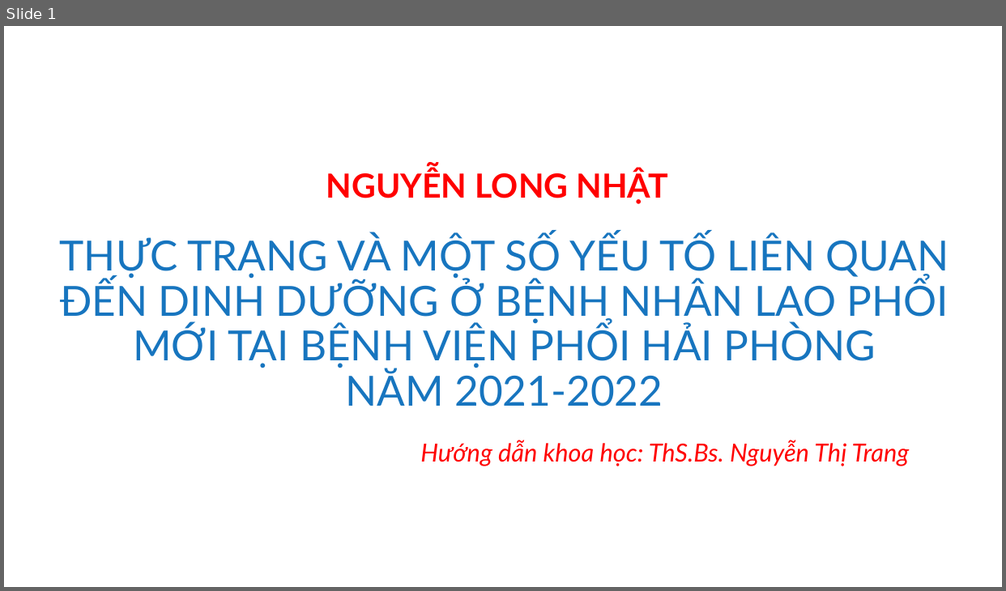
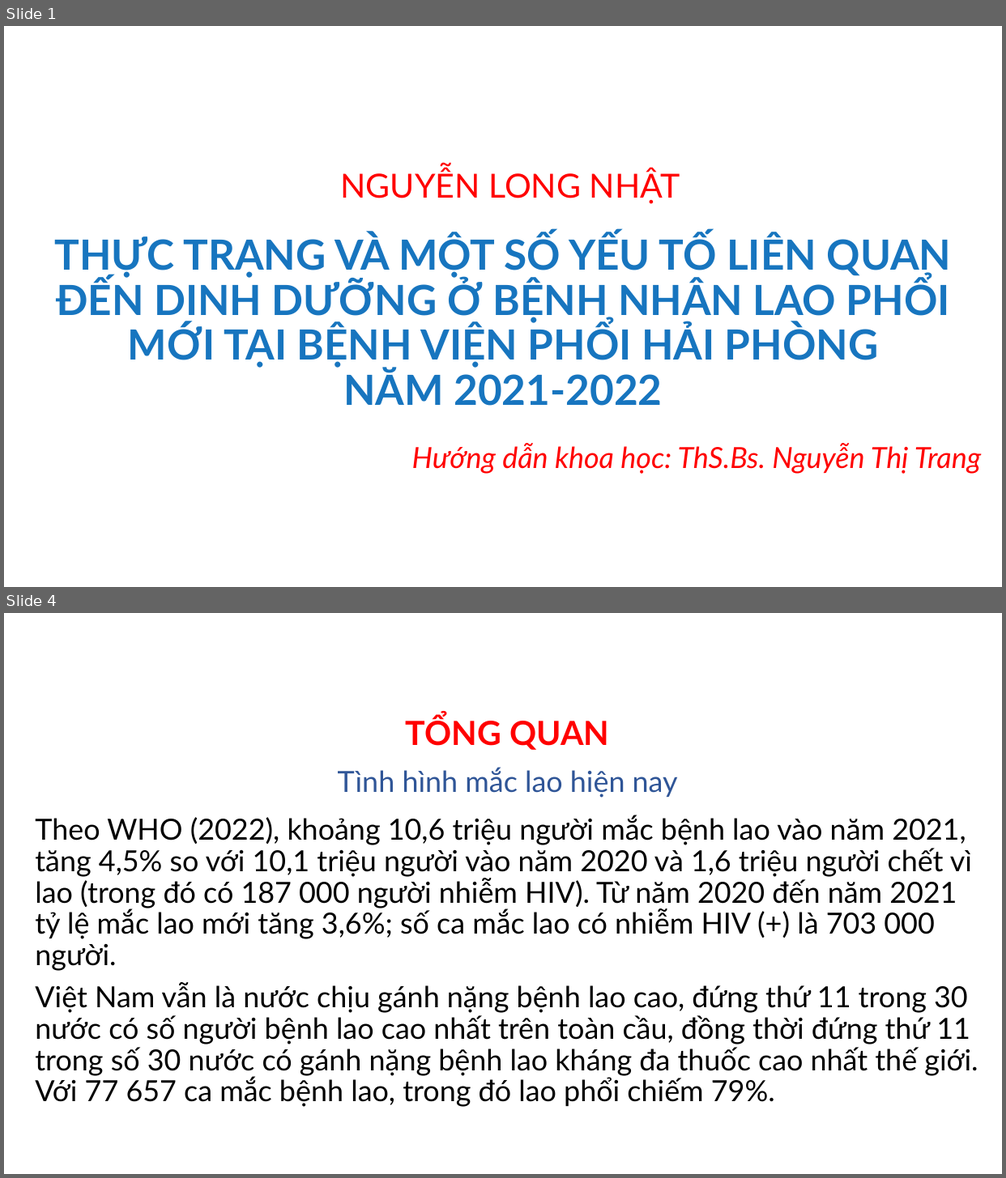
Before and after one commit to MedPocket/HPMUGraduation-thesis, a slide deck: Thuc-trang-va-mot-so-yeu-to-lien-quan-dinh-duong-BN-lao-phoi_Nhat-Nguyen.pptx. Shown one above the other, each under a label of ours: slide 1 before the commit, slides 1 and 4 after it; the slides between them are not shown. The pictures are 1006x591 and 1006x1178 pixels, drawn with LibreOffice and Linux fonts; fonts in the diff are those of the drawing; background and template pictures are left out. Boxes give left, top, right and bottom in pixels: in the first picture for what was removed or moved away, otherwise in the second. Text is boxed around its words. In the diff, an @@ line names an element or a change of style, - is before the commit and + after.

```diff
--- a/Thuc-trang-va-mot-so-yeu-to-lien-quan-dinh-duong-BN-lao-phoi_Nhat-Nguyen.pptx
+++ b/Thuc-trang-va-mot-so-yeu-to-lien-quan-dinh-duong-BN-lao-phoi_Nhat-Nguyen.pptx
@@ slide 4 added at [4, 613, 1002, 1174], background #FFFFFF @@
@@ title added at [406, 716, 609, 750], 32 pt, text #FF0000, bold @@
+TỔNG QUAN
@@ text added at [338, 767, 678, 798], 28 pt, text #2F5597 @@
+Tình hình mắc lao hiện nay
@@ text added at [35, 815, 978, 1107], 28 pt, text #000000 @@
+Theo WHO (2022), khoảng 10,6 triệu người mắc bệnh lao vào năm 2021, tăng 4,5% so với 10,1 triệu người vào năm 2020 và 1,6 triệu người chết vì lao (trong đó có 187 000 người nhiễm HIV). Từ năm 2020 đến năm 2021 tỷ lệ mắc lao mới tăng 3,6%; số ca mắc lao có nhiễm HIV (+) là 703 000 người.
+Việt Nam vẫn là nước chịu gánh nặng bệnh lao cao, đứng thứ 11 trong 30 nước có số người bệnh lao cao nhất trên toàn cầu, đồng thời đứng thứ 11 trong số 30 nước có gánh nặng bệnh lao kháng đa thuốc cao nhất thế giới. Với 77 657 ca mắc bệnh lao, trong đó lao phổi chiếm 79%.
@@ slide 1 changed as well @@
@@ text "NGUYỄN LONG NHẬT": place and size @@
-text "NGUYỄN LONG NHẬT" at [326, 169, 669, 204]
+text "NGUYỄN LONG NHẬT" at [341, 169, 680, 204]
@@ text "NGUYỄN LONG NHẬT" at [341, 169, 680, 204]: bold off; alignment left to centre @@
@@ title "THỰC TRẠNG VÀ MỘT SỐ ..." at [55, 234, 952, 406]: bold on @@
@@ text "Hướng dẫn khoa học: ThS.Bs. ...": place and size @@
-text "Hướng dẫn khoa học: ThS.Bs. ..." at [420, 440, 910, 467]
+text "Hướng dẫn khoa học: ThS.Bs. ..." at [412, 443, 981, 474]
@@ text "Hướng dẫn khoa học: ThS.Bs. ..." at [412, 443, 981, 474]: size 24 to 28 pt; alignment left to right @@
```
Also in this commit, not shown: 46 other slides added, 1 other file.
